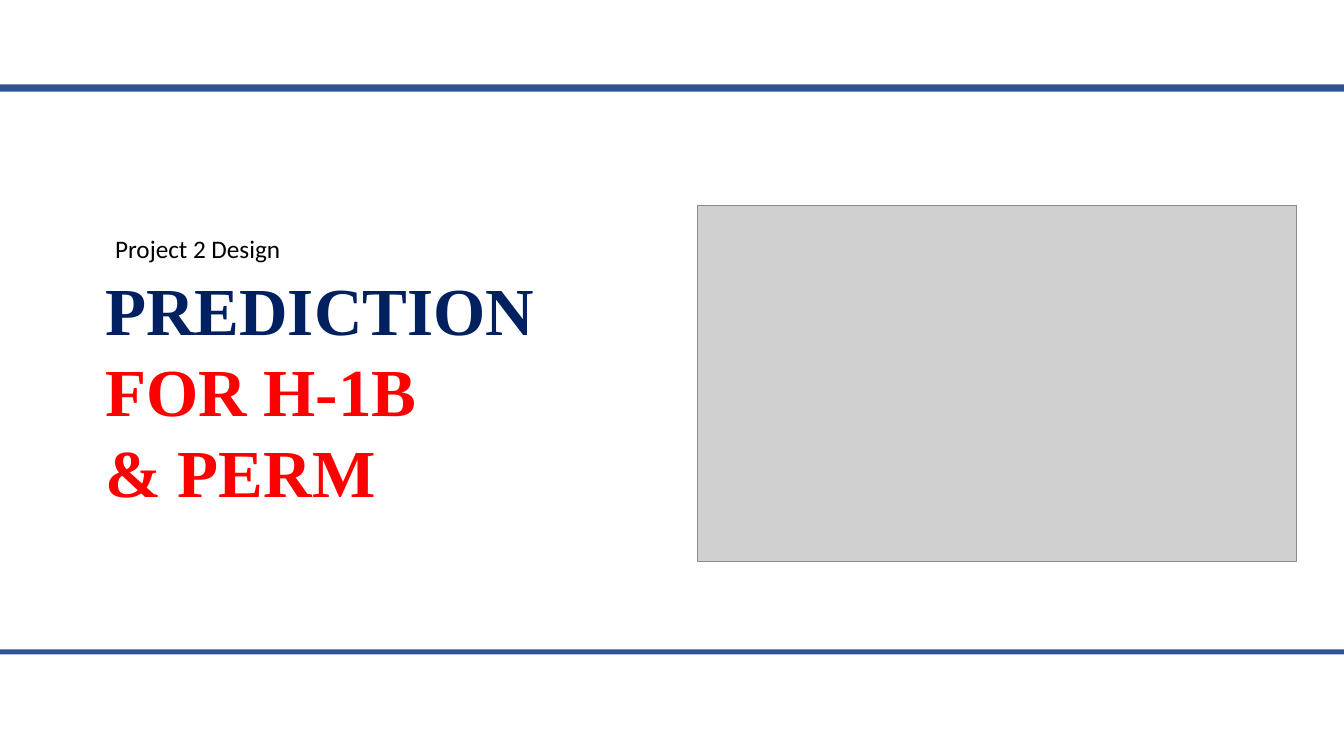
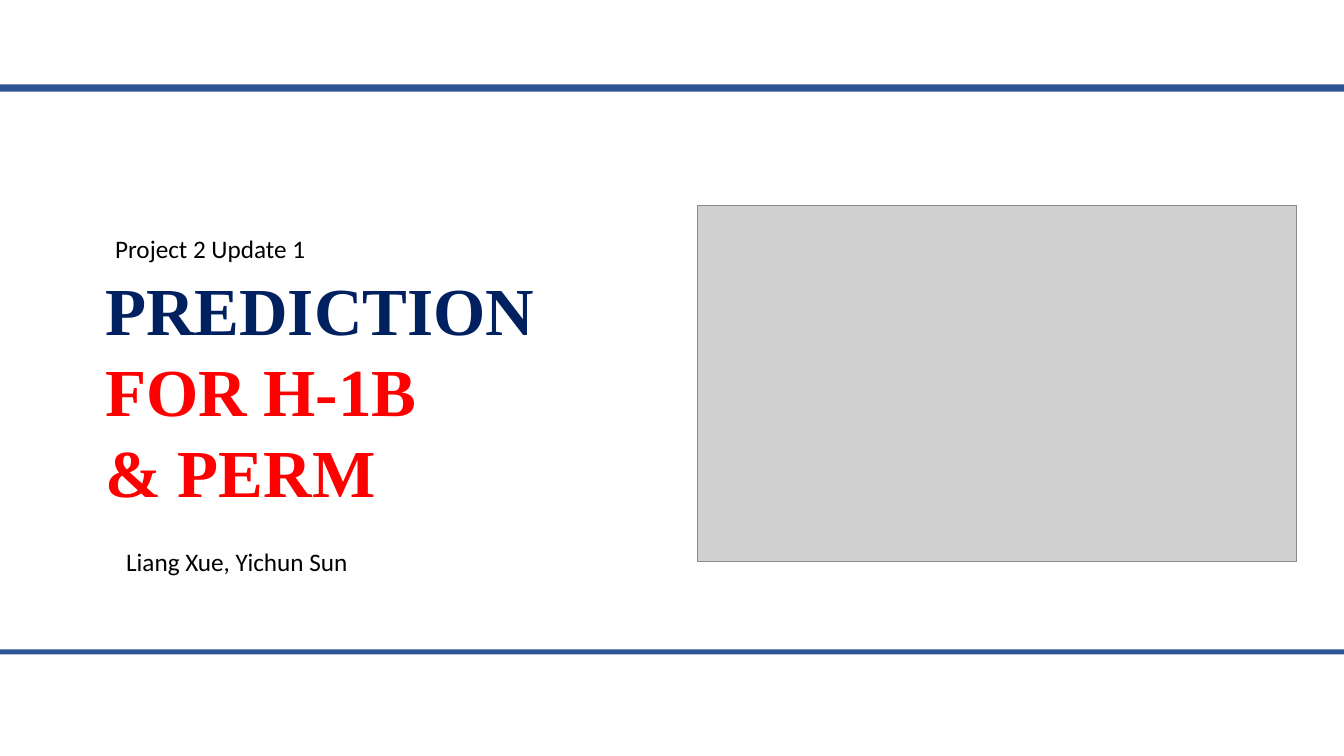
Before and after one commit to xuel12/h1permprediction, a slide deck: slide 1 of slides/Project2Update1.pptx. Drawn at 1344x756 pixels with LibreOffice and Linux fonts; fonts in the diff are those of the drawing; grey boxes stand for pictures; background and template pictures are left out. Boxes give left, top, right and bottom in pixels: in the first picture for what was removed or moved away, otherwise in the second. Text is boxed around its words. In the diff, an @@ line names an element or a change of style, - is before the commit and + after.

```diff
--- a/slides/Project2Update1.pptx
+++ b/slides/Project2Update1.pptx
@@ text at box(115, 240, 305, 263): text changed @@
-Project 2 Design
+Project 2 Update 1
@@ text added at box(126, 553, 347, 576), 18 pt, text #000000 @@
+Liang Xue, Yichun Sun
```
Also in this commit, not shown: 2 other slides changed, 1 slide added, 8 other files.
